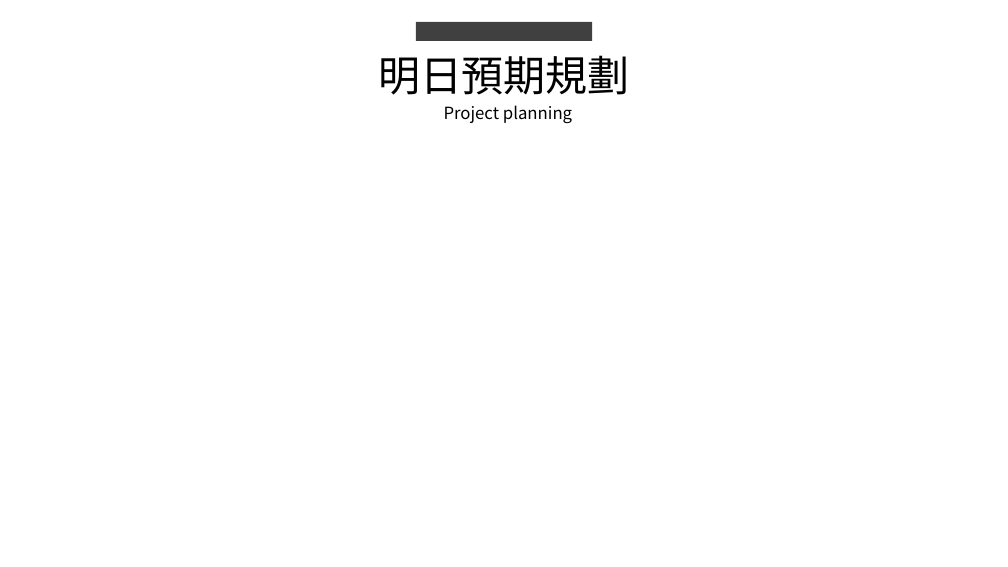
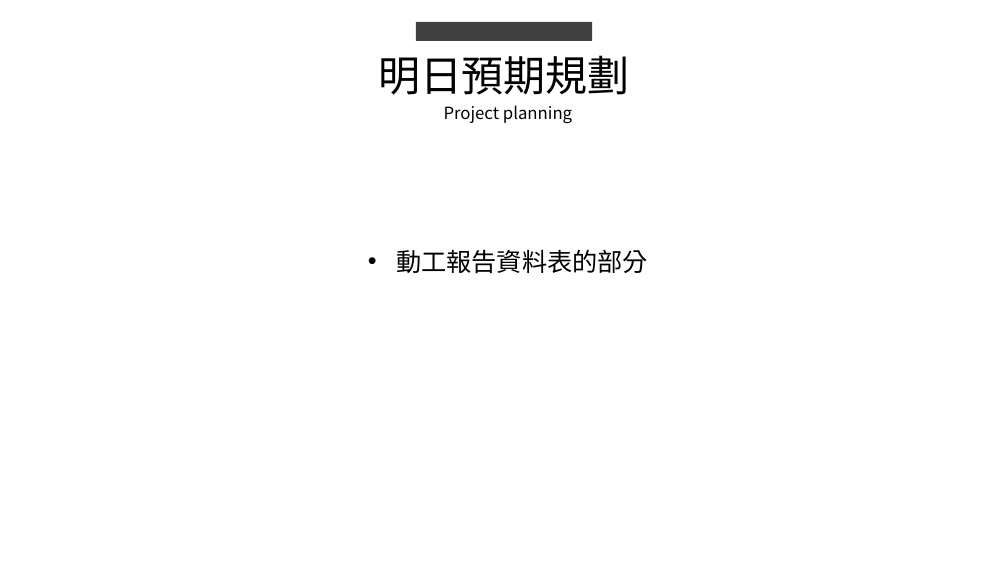
Before and after one commit to king637324/KnowledgeGreenhouseSystem, a slide deck: slide 6 of 工作日報_葉柏漢/2021.09/2021.09.07(加班)~2021.09.08工作日報_葉柏漢.pptx (slide 4 before the commit). Drawn at 1008x567 pixels with LibreOffice and Linux fonts; fonts in the diff are those of the drawing. Boxes give left, top, right and bottom in pixels: in the first picture for what was removed or moved away, otherwise in the second. Text is boxed around its words. In the diff, an @@ line names an element or a change of style, - is before the commit and + after.

```diff
--- a/工作日報_葉柏漢/2021.09/2021.09.07(加班)~2021.09.08工作日報_葉柏漢.pptx
+++ b/工作日報_葉柏漢/2021.09/2021.09.07(加班)~2021.09.08工作日報_葉柏漢.pptx
@@ text added at <box>396,249,648,274</box>, 24 pt, text #000000 @@
+• 動工報告資料表的部分
```
Also in this commit, not shown: 1 other slide changed, 2 slides added, 3 other files.
